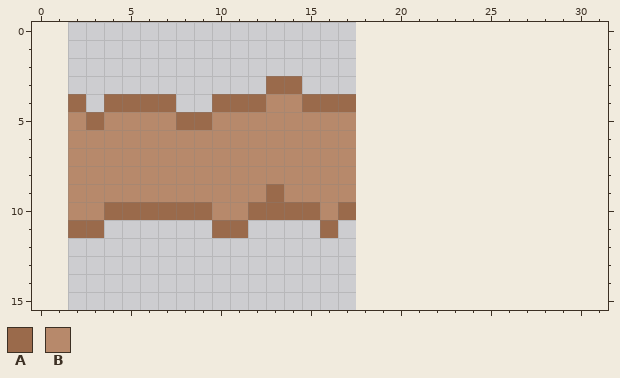
Two versions of one pixel-art sprite, client/res/gfx/path.png. The first picture shows the starting point.
The file is 16x16 pixels. The old version is drawn lined up with the new one, on the new canvas.
Palette (. is transparent): A #9a6a4b  B #b7896b
Pixels before, first column x 2:
 3 ...........AA...
 4 A.AAAA..AAABBAAA
 5 BABBBBAABBBBBBBB
 6 BBBBBBBBBBBBBBBB
 7 BBBBBBBBBBBBBBBB
 8 BBBBBBBBBBBBBBBB
 9 BBBBBBBBBBBABBBB
10 BBAAAAAABBAAAABA
11 AA......AA....A.
And afterwards:
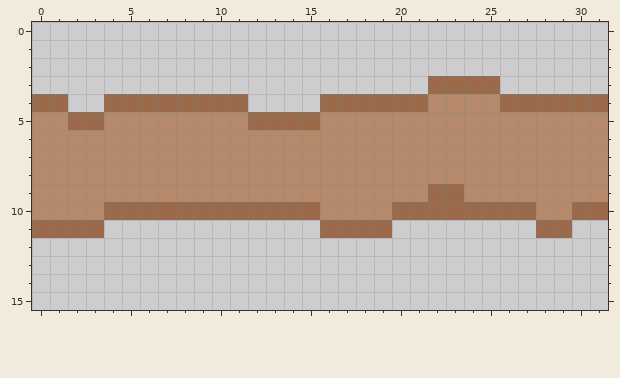
Diff:
canvas 16x16 -> 32x16, the old top-left corner now at 2,0
y 3: x 13..14 AA -> ..; x 22..25 .... -> AAAA
y 4: x 0..2 ..A -> AA.; x 8..9 .. -> AA; x 12..15 ABBA -> ....; x 18..31 .............. -> AAAABBBBAAAAAA
y 5: x 0..2 ..B -> BBA; x 8..9 AA -> BB; x 12..15 BBBB -> AAAA; x 18..31 .............. -> BBBBBBBBBBBBBB
y 6..8: x 0..1 .. -> BB; x 18..31 .............. -> BBBBBBBBBBBBBB
y 9: x 0..1 .. -> BB; x 13 A -> B; x 18..31 .............. -> BBBBAABBBBBBBB
y 10: x 0..1 .. -> BB; x 10..11 BB -> AA; x 17..31 A.............. -> BBBAAAAAAAABBAA
y 11: x 0..1 .. -> AA; x 10..11 AA -> ..; x 17..19 ... -> AAA; x 28..29 .. -> AA
Where, in picture pixels (left, top, right, bottom), the same in both pictures:
changed: (176, 76, 608, 238)
changed: (32, 94, 86, 238)
